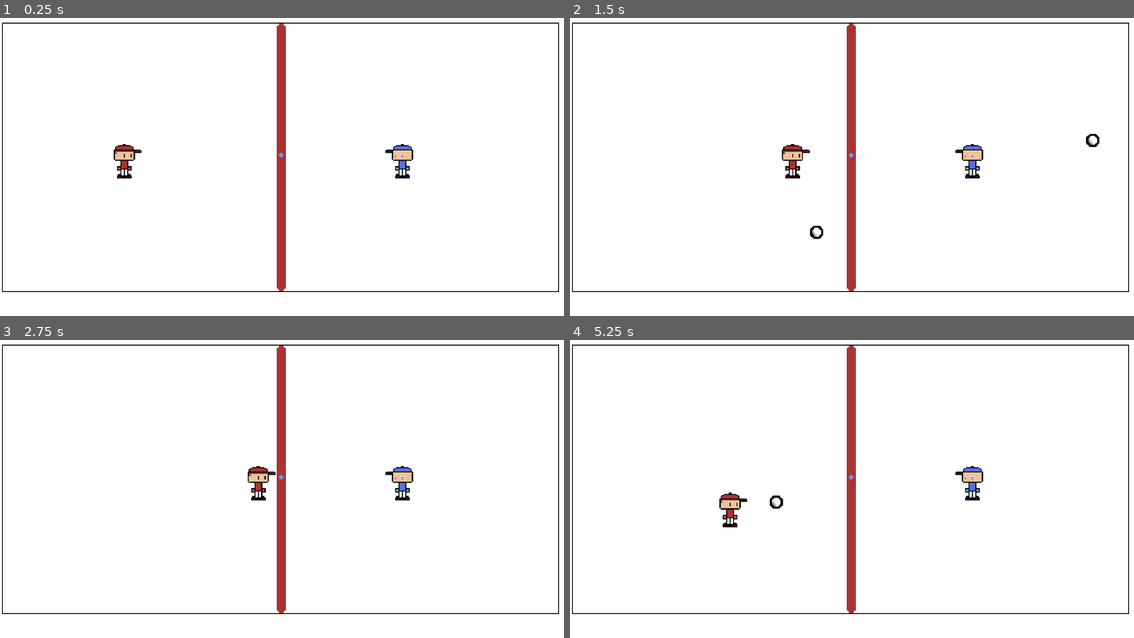
Above: before the commit, frames 1-4 (two rows, left to right).
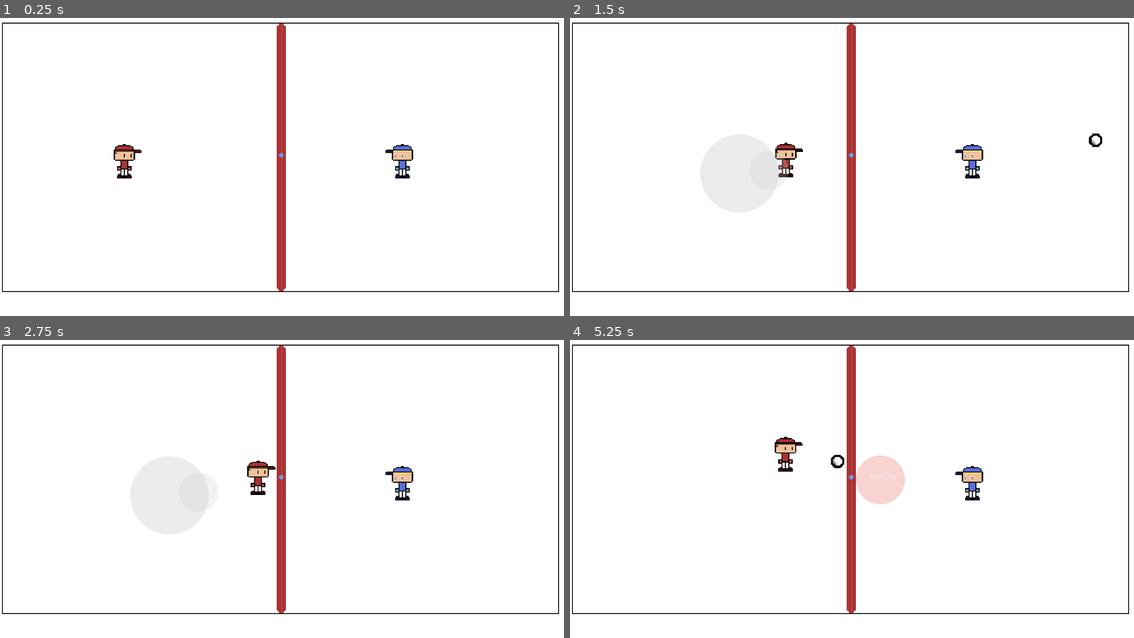
Above: after the commit, the same moments.

Repository: Flatrotech/Chrono-Frost
Game: Godot game, scene res://scenes/main_scene.tscn
Same seed, same stepped clock (60 frames per second), same inputs: the game is played once before the commit and once after it.
Inputs (mouse positions are in pixels of both pictures, inside the frame that each line leads up to):
- Up to frame 1 (0.25 s): no input
- Up to frame 2 (1.5 s): tap Enter at 0.5 s; move the mouse to (976, 143) at 0.52 s; hold Right (ui_right) 0.53-1.25 s; click (976, 143) at 0.67 s; drag from (739, 172) to (987, 149) at 1.27 s
- Up to frame 3 (2.75 s): move the mouse to (338, 411) at 2.02 s; hold Right (ui_right) from 2.03 s (still down)
- Up to frame 4 (5.25 s): release Right (ui_right) at 2.75 s; tap Space at 2.75 s; drag from (823, 542) to (682, 432) at 2.77 s; move the mouse to (1021, 527) at 3.52 s; hold Left (ui_left) 3.53-4.25 s; drag from (682, 432) to (767, 399) at 4.27 s; move the mouse to (880, 480) at 5.02 s; hold Down (ui_down) from 5.03 s (still down); click (880, 480) at 5.17 s

The runs differ from the first frame. In frame 1, 0.1% of the frame differs, in the area x 49-51%, y 1-92%; in frame 2, 1.2%; in frame 3, 1.0%; in frame 4, 2.0%, in the area x 26-60%, y 1-92%.

Commit message:
new build settings

Diff:
--- a/scenes/main_scene.tscn
+++ b/scenes/main_scene.tscn
@@ -21,6 +21,7 @@
 snowball_scene = ExtResource("3_gubc5")
 throw_offset = Vector2(4.995, -11.77)
 joystick_scene = ExtResource("3_c16ls")
+debug_force_mobile = true
 
 [node name="Guy" type="Sprite2D" parent="CharacterBody2D"]
 z_index = 1
--- a/scripts/guy.gd
+++ b/scripts/guy.gd
@@ -27,8 +27,8 @@
 var prev_mouse_pressed = false  # Track previous mouse state
 
 func _ready():
-	# Detect if we're on a mobile platform or debug mode is enabled
-	is_mobile = OS.has_feature("mobile") or OS.get_name() == "Android" or OS.get_name() == "iOS" or debug_force_mobile
+	# Improved mobile detection that works with web browsers
+	is_mobile = detect_mobile_device() or debug_force_mobile
 	if is_mobile:
 		setup_mobile_controls()
 
@@ -37,6 +37,42 @@
 	position = position.snapped(Vector2(grid_size, grid_size))
 	target_pos = position
 	throw_timer = 0.0  # Start with no cooldown
+
+func detect_mobile_device():
+	# Standard OS detection
+	if OS.has_feature("mobile") or OS.get_name() == "Android" or OS.get_name() == "iOS":
+		return true
+
+	# Web-specific detection for mobile browsers
+	if OS.has_feature("web"):
+		# Check if the viewport size suggests a mobile device (portrait mode or small screen)
+		var screen_size = get_viewport_rect().size
+		var min_dimension = min(screen_size.x, screen_size.y)
+		var max_dimension = max(screen_size.x, screen_size.y)
+
+		# Portrait orientation or small screen suggests mobile
+		if screen_size.y > screen_size.x or max_dimension < 900:
+			return true
+
+		# Try to use JavaScript to detect mobile browsers
+		if Engine.has_singleton("JavaScriptBridge"):
+			var js = Engine.get_singleton("JavaScriptBridge")
+			# This checks for common mobile browser user agents
+			var is_mobile_js = false
+			var eval_result = js.eval("""
+				(function() {
+					return /Android|webOS|iPhone|iPad|iPod|BlackBerry|IEMobile|Opera Mini/i.test(navigator.userAgent);
+				})();
+			""")
+			if eval_result is String and eval_result.empty():
+				print("JavaScript evaluation failed")
+			else:
+				is_mobile_js = eval_result
+
+			if is_mobile_js:
+				return true
+
+	return false
 
 func setup_mobile_controls():
 	# Load and add the virtual joystick
